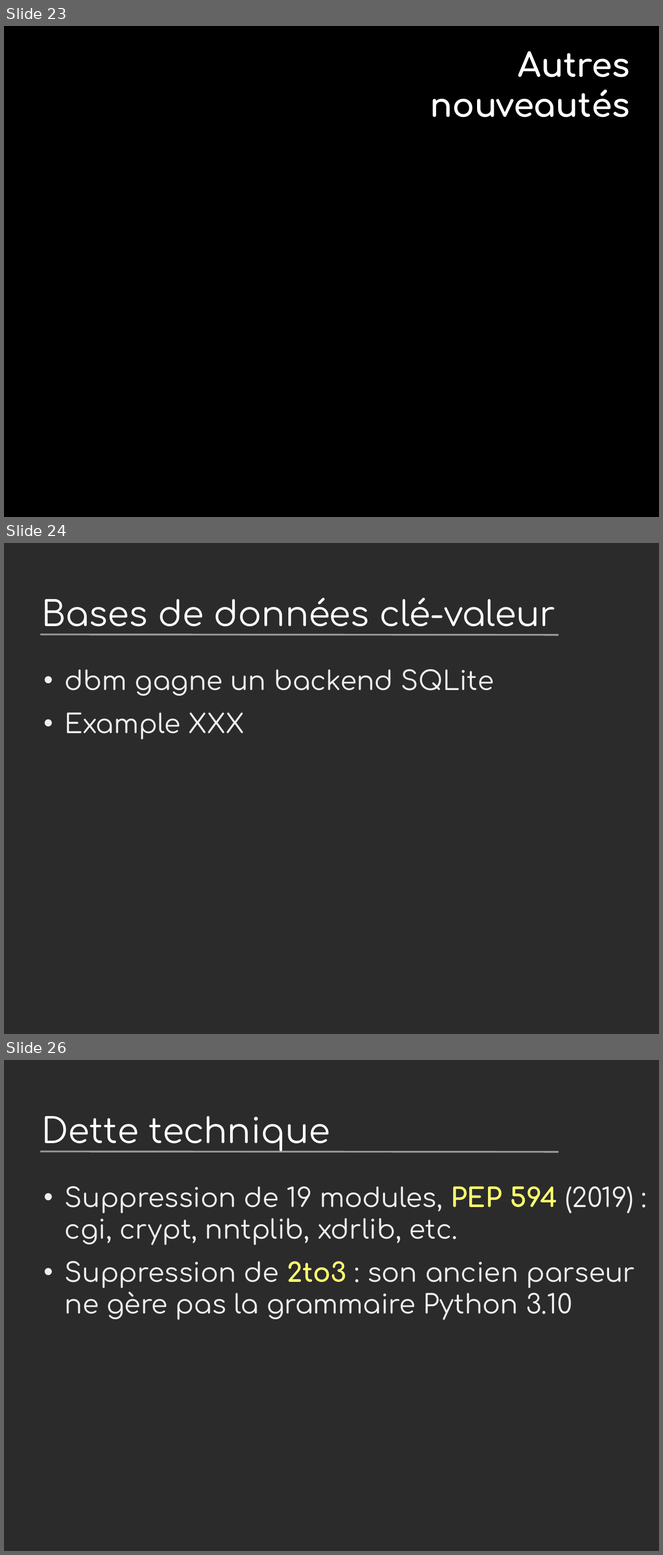
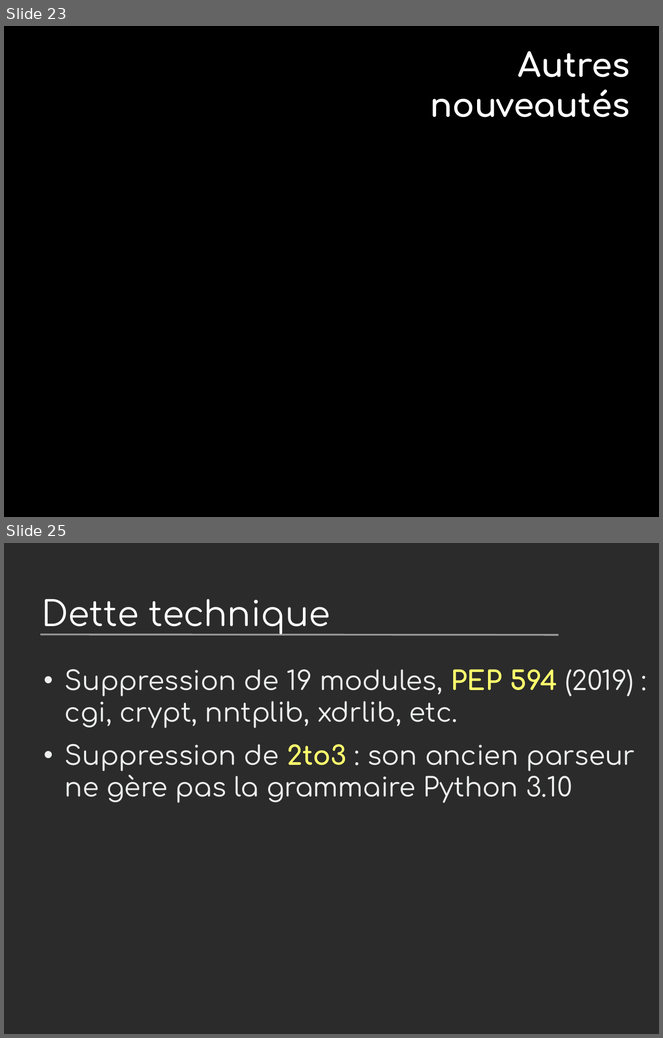
Before and after one commit to vstinner/talks, a slide deck: 2024-PyconFR/nouveautes_python3.13.odp. Shown one above the other, each under a label of ours: slides 23, 24 and 26 before the commit, slides 23 and 25 after it; the slides between them are not shown. The pictures are 663x1555 and 663x1038 pixels, drawn with LibreOffice and Linux fonts; fonts in the diff are those of the drawing; background and template pictures are left out; a plain dark background stands for a picture behind light text. Boxes give left, top, right and bottom in pixels: in the first picture for what was removed or moved away, otherwise in the second. Text is boxed around its words. In the diff, an @@ line names an element or a change of style, - is before the commit and + after.

```diff
--- a/2024-PyconFR/nouveautes_python3.13.odp
+++ b/2024-PyconFR/nouveautes_python3.13.odp
@@ slide 24 removed at [4,543,659,1034], background picture (left out); not listed: 1 template element that a slide beside it also shows @@
@@ title removed at [41,598,556,635] @@
-Bases de données clé-valeur
@@ text removed at [65,669,494,740] @@
-• dbm gagne un backend SQLite
-• Example XXX
@@ what was slide 26 is now slide 25 @@
```
Also in this commit, not shown: 1 slide changed.
